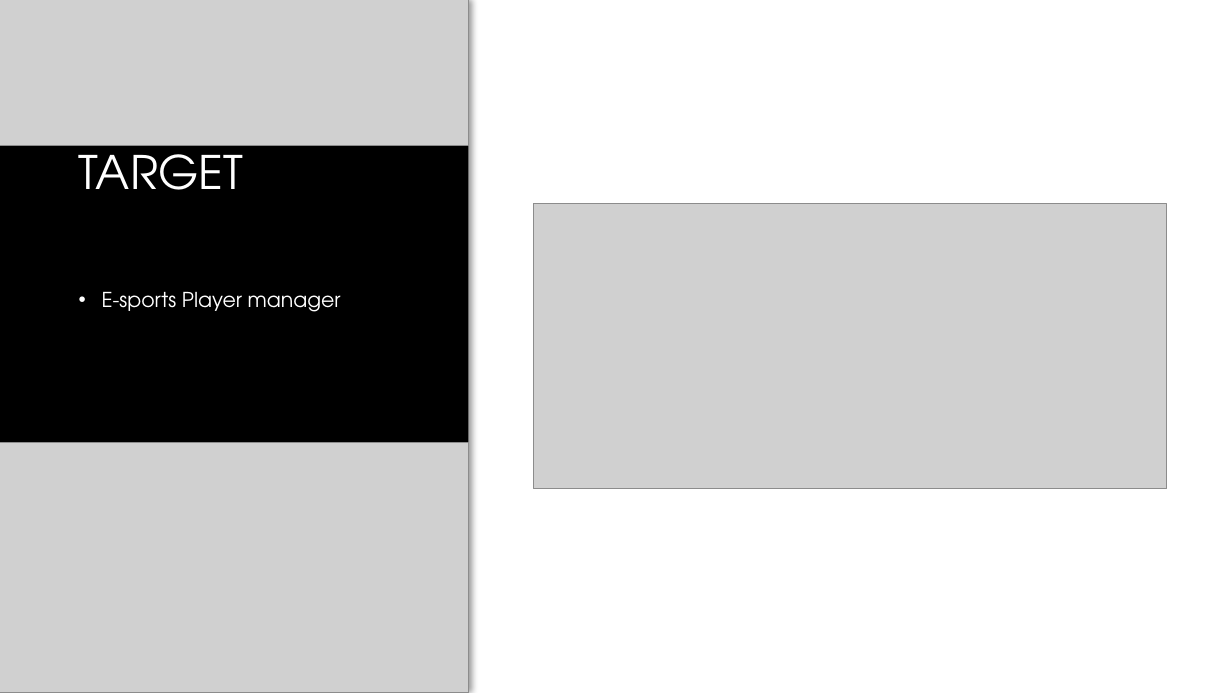
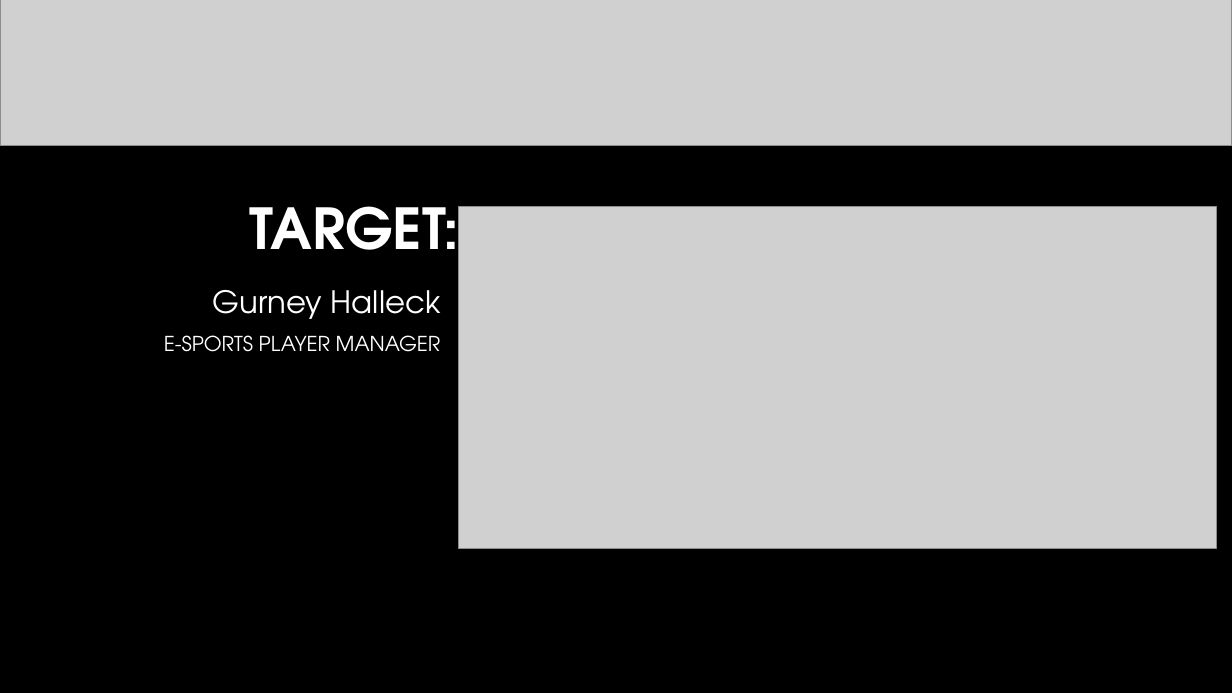
Before and after one commit to vinceleg/lab04_repo, a slide deck: slide 23 of dtc_team16_pitch_presentation.pptx (slide 17 before the commit). Drawn at 1232x693 pixels with LibreOffice and Linux fonts; fonts in the diff are those of the drawing; grey boxes stand for pictures; background and template pictures are left out. Boxes give left, top, right and bottom in pixels: in the first picture for what was removed or moved away, otherwise in the second. Text is boxed around its words. In the diff, an @@ line names an element or a change of style, - is before the commit and + after.

```diff
--- a/dtc_team16_pitch_presentation.pptx
+++ b/dtc_team16_pitch_presentation.pptx
@@ background #FFFFFF to #000000 @@
@@ picture: place and size @@
-picture at (0, 0, 469, 146)
+picture at (0, 0, 1232, 146)
@@ rectangle removed at (0, 0, 469, 693) @@
@@ title "TARGET:" at (249, 206, 459, 272): vertical alignment middle to bottom @@
@@ title at (249, 206, 459, 272): text changed; size 36 to 44 pt; bold on @@
-TARGET
+TARGET:
@@ picture: place and size @@
-picture at (533, 204, 1167, 490)
+picture at (458, 207, 1216, 548)
@@ text at (164, 290, 441, 352): text changed @@
-• E-sports Player manager
+Gurney Halleck
+E-SPORTS PLAYER MANAGER
@@ picture removed at (0, 442, 469, 693) @@
```
Also in this commit, not shown: 17 other slides changed, 10 slides added, 4 slides removed.
